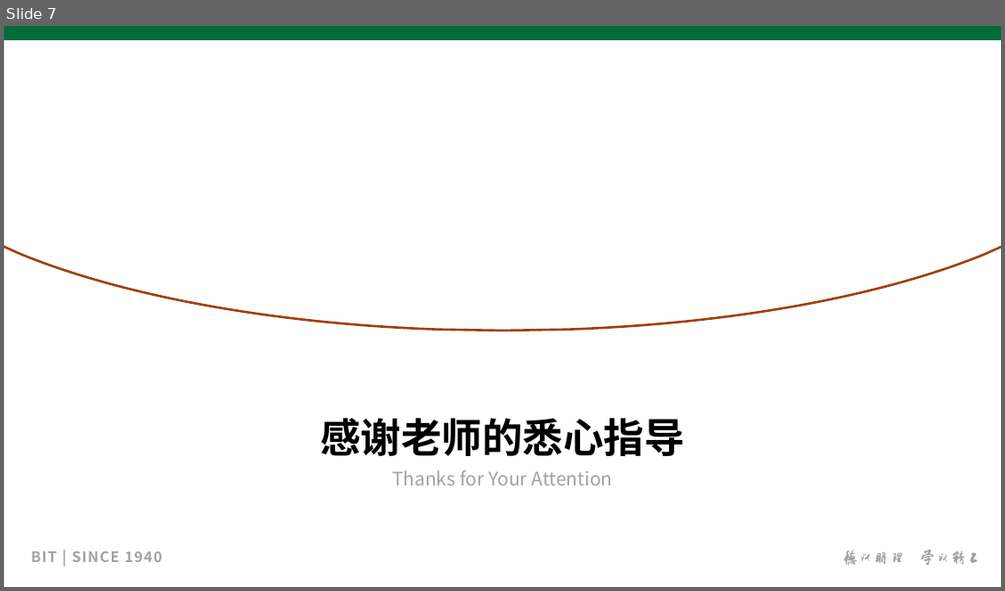
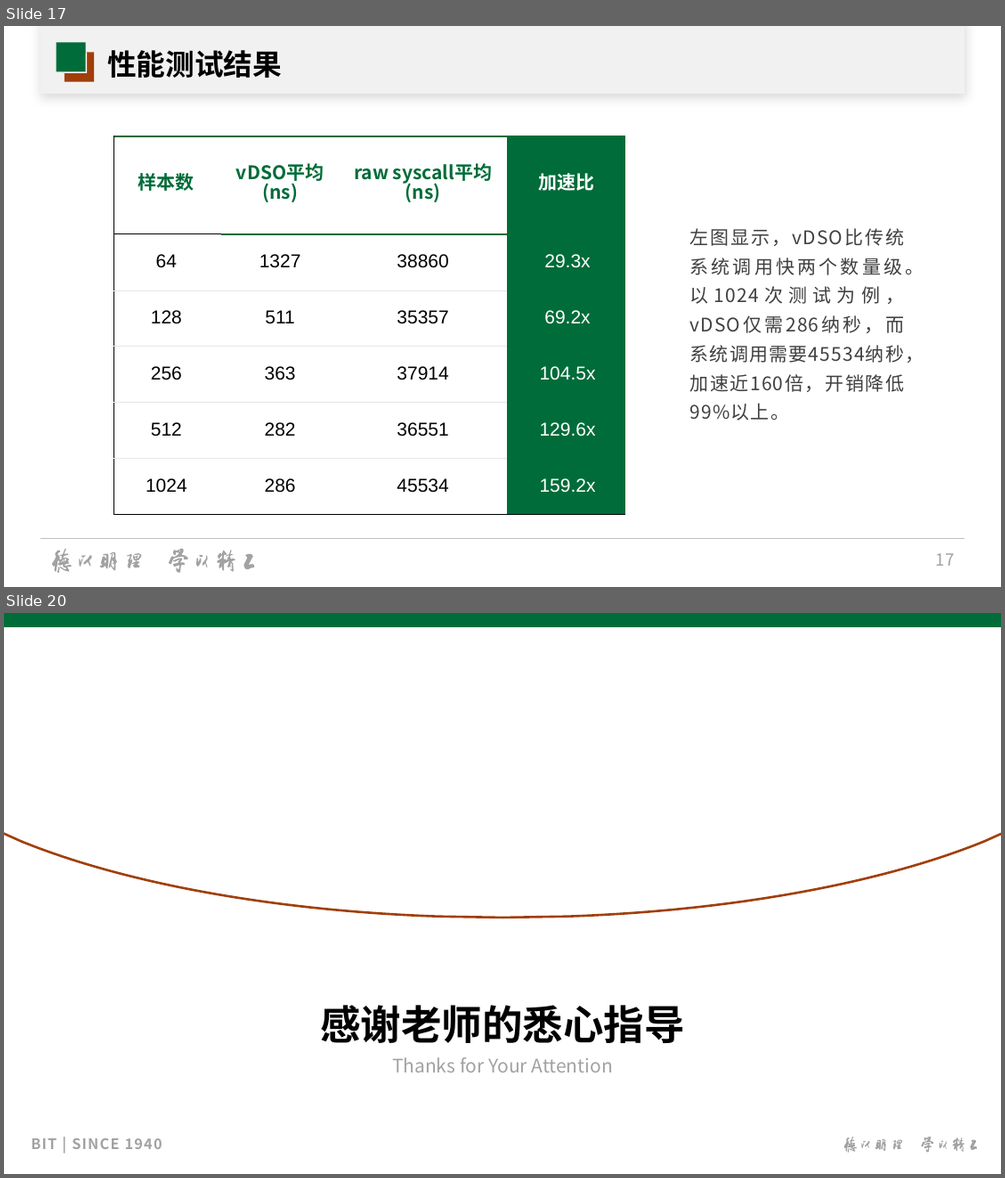
Before and after one commit to hhhjjjcc112/AsyncAlien, a slide deck: docs/graduation/论文/论文答辩/论文答辩.pptx. Shown one above the other, each under a label of ours: slide 7 before the commit, slides 17 and 20 after it; the slides between them are not shown. The pictures are 1005x591 and 1005x1178 pixels, drawn with LibreOffice and Linux fonts; fonts in the diff are those of the drawing; background and template pictures are left out. Boxes give left, top, right and bottom in pixels: in the first picture for what was removed or moved away, otherwise in the second. Text is boxed around its words. In the diff, an @@ line names an element or a change of style, - is before the commit and + after.

```diff
--- a/docs/graduation/论文/论文答辩/论文答辩.pptx
+++ b/docs/graduation/论文/论文答辩/论文答辩.pptx
@@ slide 17 added at box(4, 26, 1001, 587), background #FFFFFF @@
@@ rectangle added at box(40, 26, 964, 94), fill #FFFFFF @@
@@ rectangle added at box(40, 26, 964, 94), fill #A2A2A2 at 15% opacity @@
@@ rectangle added at box(57, 42, 86, 71), fill #006C39 @@
@@ rectangle added at box(65, 52, 94, 81), fill #A13F0B @@
@@ rectangle added at box(65, 52, 87, 73), fill #FFFFFF @@
@@ title added at box(107, 50, 282, 78), 28 pt, text #000000, bold @@
+性能测试结果
@@ table added at box(114, 136, 625, 515), 6 rows, 4 columns @@
+样本数 | vDSO平均(ns) | raw syscall平均(ns) | 加速比
+64 | 1327 | 38860 | 29.3x
+128 | 511 | 35357 | 69.2x
+256 | 363 | 37914 | 104.5x
+512 | 282 | 36551 | 129.6x
+1024 | 286 | 45534 | 159.2x
@@ text added at box(690, 228, 924, 420), 18 pt, text #404040 @@
+左图显示，vDSO比传统系统调用快两个数量级。以1024次测试为例，vDSO仅需286纳秒，而系统调用需要45534纳秒，加速近160倍，开销降低99%以上。
@@ line added from (40, 539) to (965, 539), #BFBFBF 0.5 pt @@
@@ group added at box(52, 548, 255, 572): 16 freeform shapes @@
@@ page number added at box(936, 553, 955, 565), 16 pt, text #A2A2A2 @@
+17
@@ what was slide 7 is now slide 20 @@
```
Also in this commit, not shown: 6 slides changed, 12 other slides added, 58 slides removed, 4 other files.
